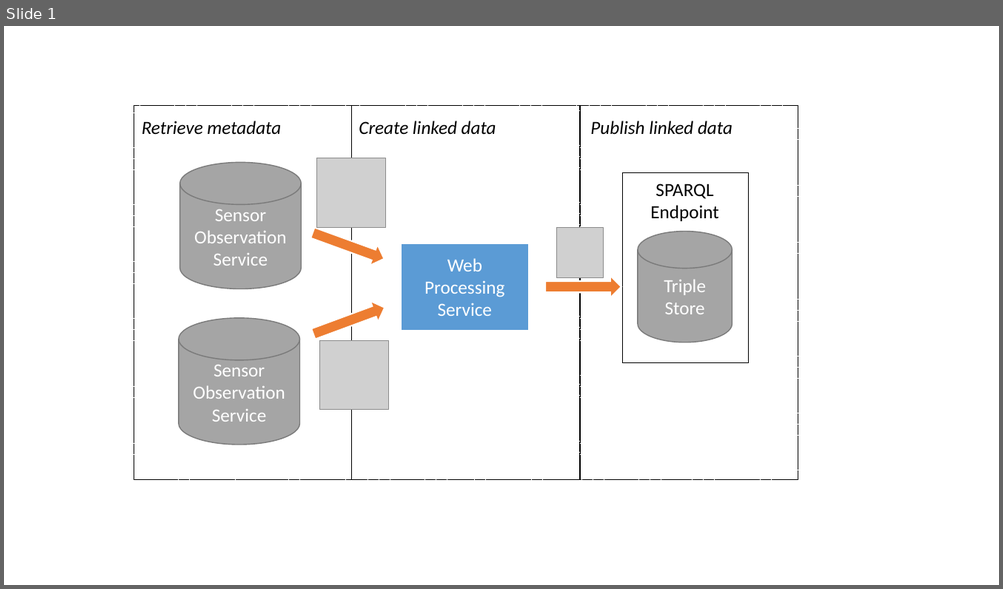
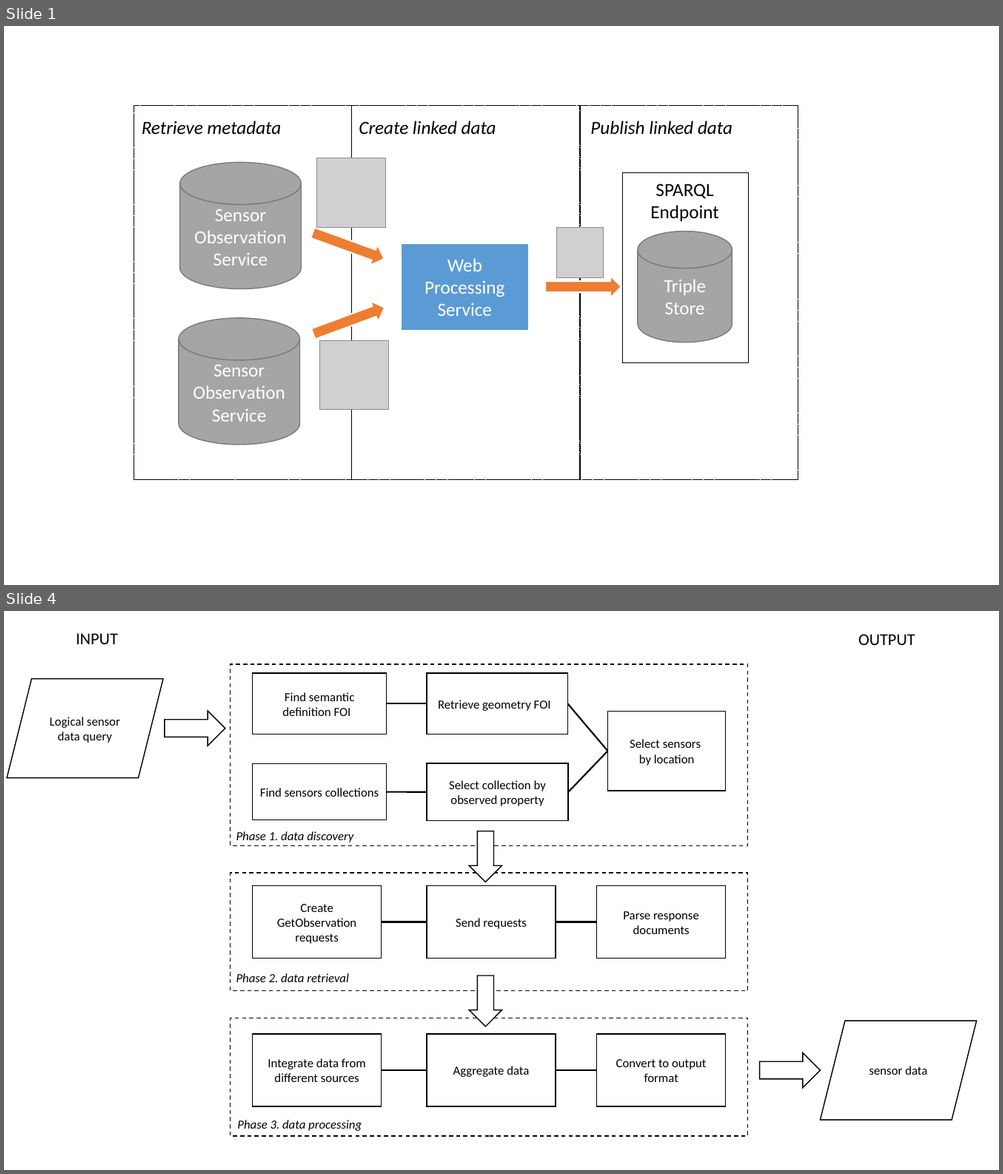
Before and after one commit to ivodeliefde/masterThesis, a slide deck: Reports/UML/diagram.pptx. Shown one above the other, each under a label of ours: slide 1 before the commit, slides 1 and 4 after it; the slides between them are not shown. The pictures are 1003x589 and 1003x1174 pixels, drawn with LibreOffice and Linux fonts; fonts in the diff are those of the drawing; grey boxes stand for pictures. Boxes give left, top, right and bottom in pixels: in the first picture for what was removed or moved away, otherwise in the second. Text is boxed around its words. In the diff, an @@ line names an element or a change of style, - is before the commit and + after.

```diff
--- a/Reports/UML/diagram.pptx
+++ b/Reports/UML/diagram.pptx
@@ slide 4 added at [4, 611, 999, 1170], background #FFFFFF @@
@@ text added at [76, 633, 118, 644], 16 pt, text #000000 @@
+INPUT
@@ text added at [858, 634, 915, 645], 16 pt, text #000000 @@
+OUTPUT
@@ rectangle added at [230, 664, 748, 846], outline #000000 1 pt dashed @@
@@ rectangle added at [253, 673, 387, 734], fill #FFFFFF, outline #000000 1 pt, 12 pt, text #000000 @@
+Find semantic definition FOI
@@ rectangle added at [427, 673, 568, 734], fill #FFFFFF, outline #000000 1 pt, 12 pt, text #000000 @@
+Retrieve geometry FOI
@@ parallelogram added at [7, 679, 163, 778], fill #FFFFFF, outline #000000 1 pt, 12 pt, text #000000 @@
+Logical sensor data query
@@ right arrow added at [165, 711, 225, 746], fill #FFFFFF, outline #000000 1 pt @@
@@ line added from (387, 703) to (427, 703), #000000 1.5 pt @@
@@ line added from (567, 703) to (608, 752), #000000 1.5 pt @@
@@ rectangle added at [608, 711, 726, 791], fill #FFFFFF, outline #000000 1 pt, 12 pt, text #000000 @@
+Select sensors
+by location
@@ rectangle added at [253, 764, 387, 820], fill #FFFFFF, outline #000000 1 pt, 12 pt, text #000000 @@
+Find sensors collections
@@ rectangle added at [427, 763, 569, 820], fill #FFFFFF, outline #000000 1 pt, 12 pt, text #000000 @@
+Select collection by observed property
@@ line added from (568, 792) to (608, 752), #000000 1.5 pt @@
@@ line added from (387, 792) to (427, 792), #000000 1.5 pt @@
@@ text added at [236, 832, 353, 843], 12 pt, text #000000, italic @@
+Phase 1. data discovery
@@ right arrow added at [469, 831, 502, 882], fill #FFFFFF, outline #000000 1 pt @@
@@ rectangle added at [230, 873, 748, 991], outline #000000 1 pt dashed @@
@@ rectangle added at [253, 886, 381, 959], fill #FFFFFF, outline #000000 1 pt, 12 pt, text #000000 @@
+Create GetObservation requests
@@ rectangle added at [427, 886, 556, 959], fill #FFFFFF, outline #000000 1 pt, 12 pt, text #000000 @@
+Send requests
@@ rectangle added at [597, 886, 726, 959], fill #FFFFFF, outline #000000 1 pt, 12 pt, text #000000 @@
+Parse response documents
@@ line added from (381, 922) to (427, 922), #000000 1.5 pt @@
@@ line added from (555, 922) to (597, 922), #000000 1.5 pt @@
@@ text added at [236, 974, 349, 982], 12 pt, text #000000, italic @@
+Phase 2. data retrieval
@@ right arrow added at [469, 976, 502, 1027], fill #FFFFFF, outline #000000 1 pt @@
@@ rectangle added at [230, 1019, 748, 1136], outline #000000 1 pt dashed @@
@@ parallelogram added at [820, 1022, 976, 1121], fill #FFFFFF, outline #000000 1 pt, 12 pt, text #000000 @@
+sensor data
@@ rectangle added at [253, 1035, 381, 1107], fill #FFFFFF, outline #000000 1 pt, 12 pt, text #000000 @@
+Integrate data from different sources
@@ rectangle added at [427, 1035, 556, 1107], fill #FFFFFF, outline #000000 1 pt, 12 pt, text #000000 @@
+Aggregate data
@@ rectangle added at [597, 1035, 726, 1107], fill #FFFFFF, outline #000000 1 pt, 12 pt, text #000000 @@
+Convert to output format
@@ right arrow added at [760, 1054, 820, 1088], fill #FFFFFF, outline #000000 1 pt @@
@@ line added from (381, 1071) to (427, 1071), #000000 1.5 pt @@
@@ line added from (555, 1071) to (597, 1071), #000000 1.5 pt @@
@@ text added at [237, 1120, 361, 1131], 12 pt, text #000000, italic @@
+Phase 3. data processing
```
Also in this commit, not shown: 1 slide changed, 1 other slide added, 7 other files.
